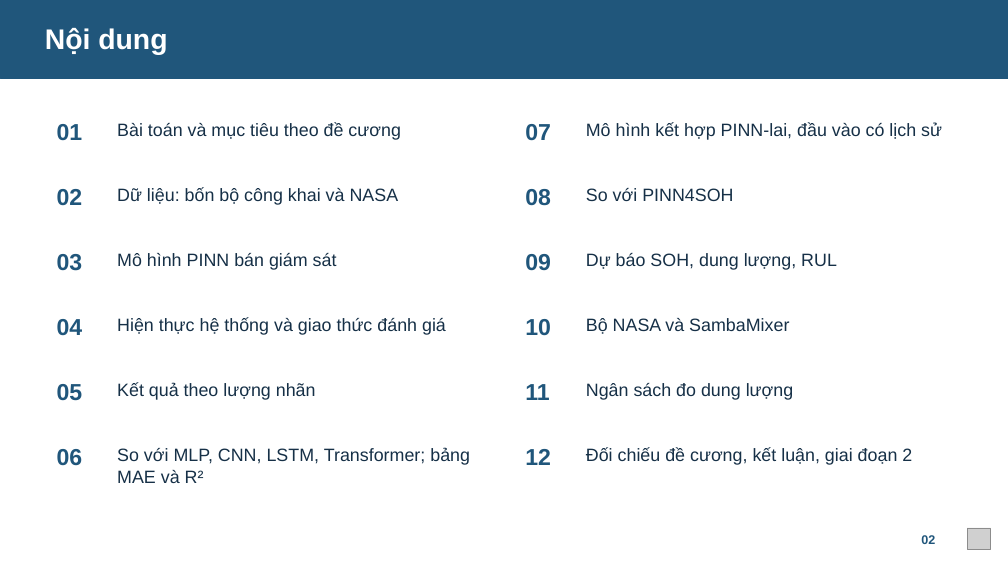
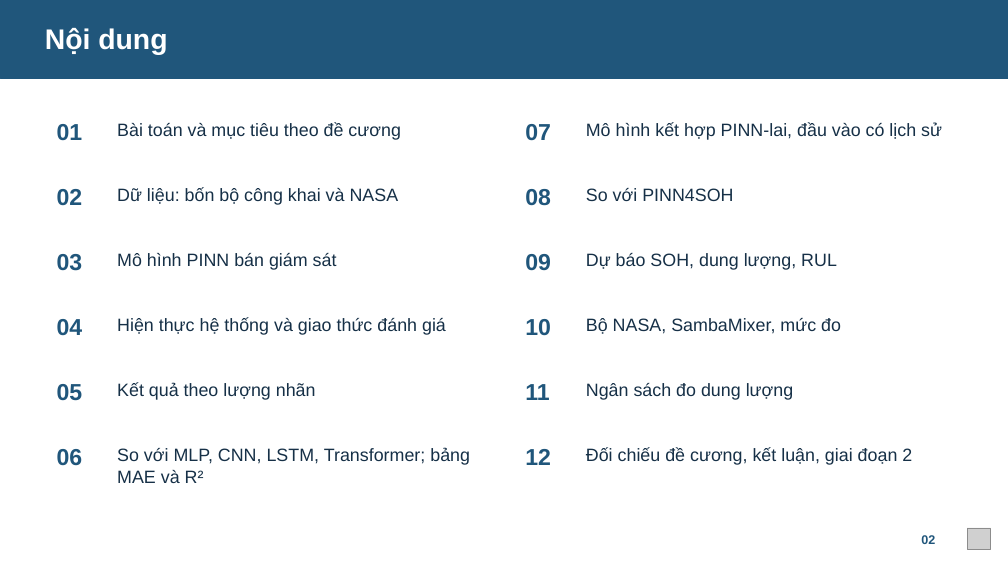
Before and after one commit to huynhquocthang1805/-n-cn, a slide deck: slide 2 of pinn-soh/slide/Thuyet_trinh_DACN_Nhom15.pptx. Drawn at 1008x567 pixels with LibreOffice and Linux fonts; fonts in the diff are those of the drawing; grey boxes stand for pictures. Boxes give left, top, right and bottom in pixels: in the first picture for what was removed or moved away, otherwise in the second. Text is boxed around its words. In the diff, an @@ line names an element or a change of style, - is before the commit and + after.

```diff
--- a/pinn-soh/slide/Thuyet_trinh_DACN_Nhom15.pptx
+++ b/pinn-soh/slide/Thuyet_trinh_DACN_Nhom15.pptx
@@ text at box(586, 318, 841, 334): text changed @@
-Bộ NASA và SambaMixer
+Bộ NASA, SambaMixer, mức đo
```
Also in this commit, not shown: 4 other slides changed, 2 slides added, 2 other files.
